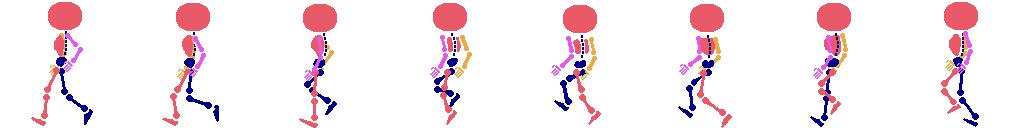
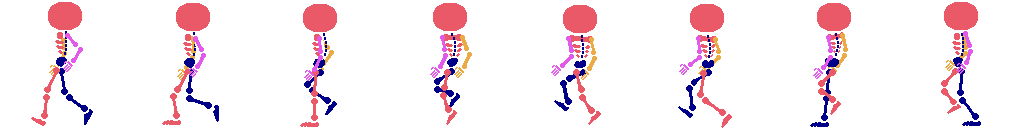
Before/after of a 1024x128 layered artwork. What changed in the layer stack:
painted on "Blocking_4_Up" over [54, 32, 981, 128]
